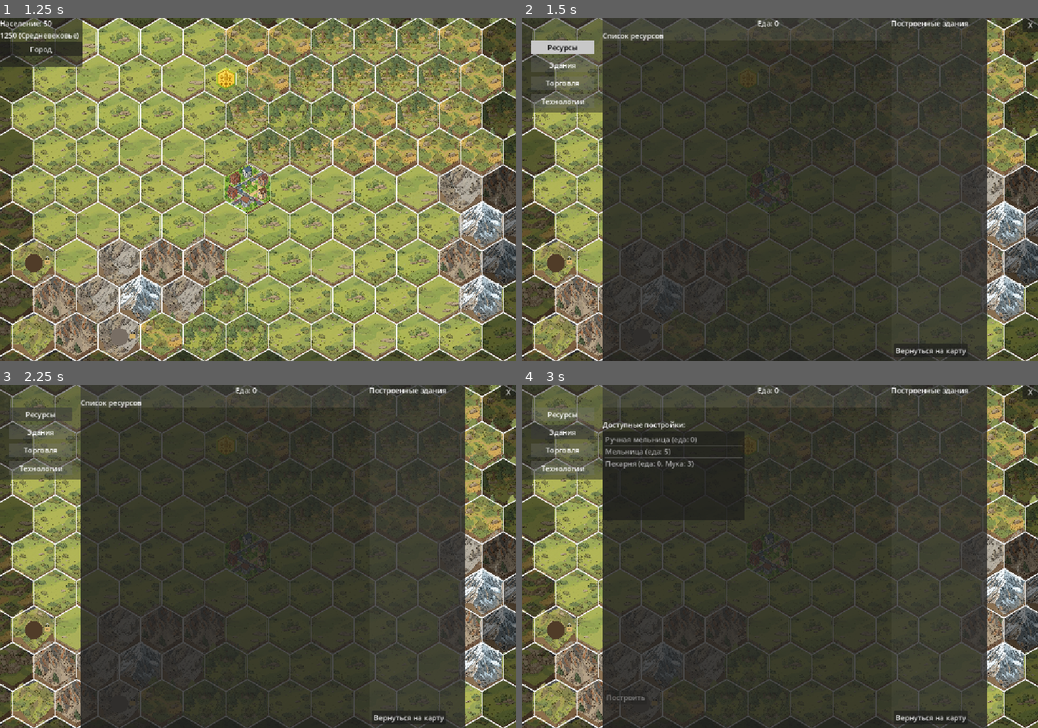
Above: before the commit, frames 1-4 (two rows, left to right).
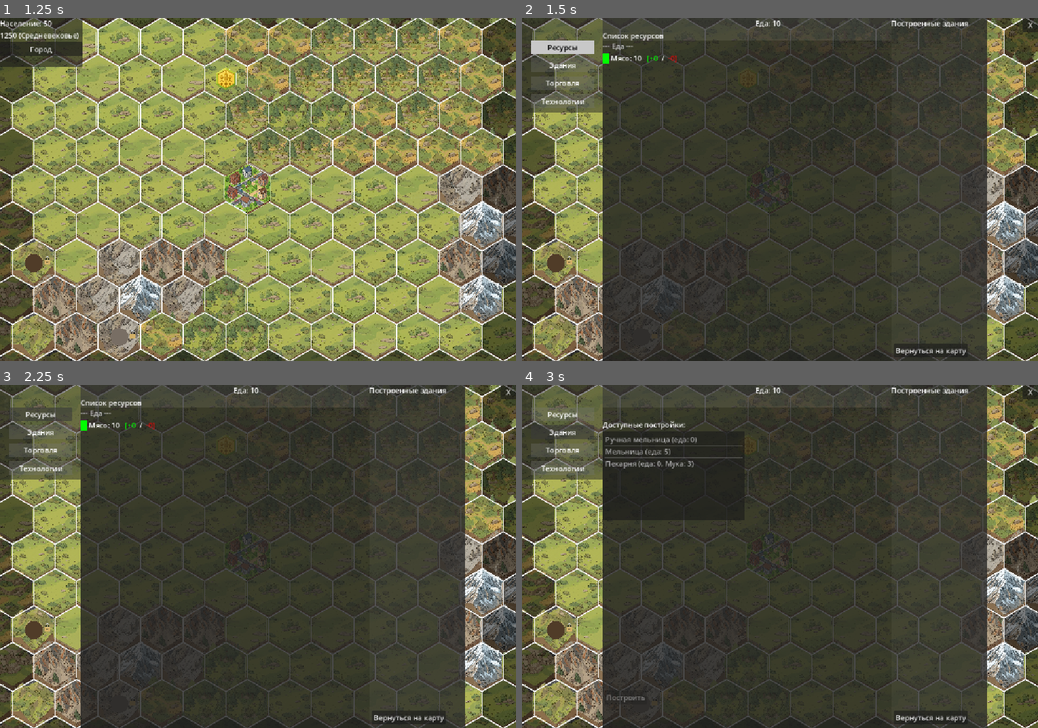
Above: after the commit, the same moments.

Repository: Night-Pryanik/The-City
Game: Godot game, scene res://scenes/main_menu.tscn
The game is run twice, just before and just after one commit, with the same random seed, the same clock (stepped at 60 frames per second) and the same inputs.
Inputs:
- Up to frame 1 (1.25 s): click "Новая игра" at 0.5 s
- Up to frame 2 (1.5 s): click "Город" at 1.25 s
- Up to frame 3 (2.25 s): click "Ресурсы" at 2 s
- Up to frame 4 (3 s): click "Здания" at 2.75 s

Frame 1 is identical in both runs. In frame 2, 0.2% of the frame differs, in the area x 15-51%, y 0-14%; in frame 3, 0.2%; in frame 4, less than 0.1%.

Commit message:
Стартовый запас в 10 единиц мяса для строительства первой фермы

Diff:
--- a/scripts/CityData.gd
+++ b/scripts/CityData.gd
@@ -43,6 +43,10 @@
         consumption_rates[pid] = 0
         if GameData.products[pid].get("category") == "food":
             city_food_pool[pid] = true
+
+    # Стартовый запас еды (мясо) для первой постройки
+    if city_storage.has("meat"):
+        city_storage["meat"] = 10
 
 func reset_counters():
     for pid in production_rates.keys():
